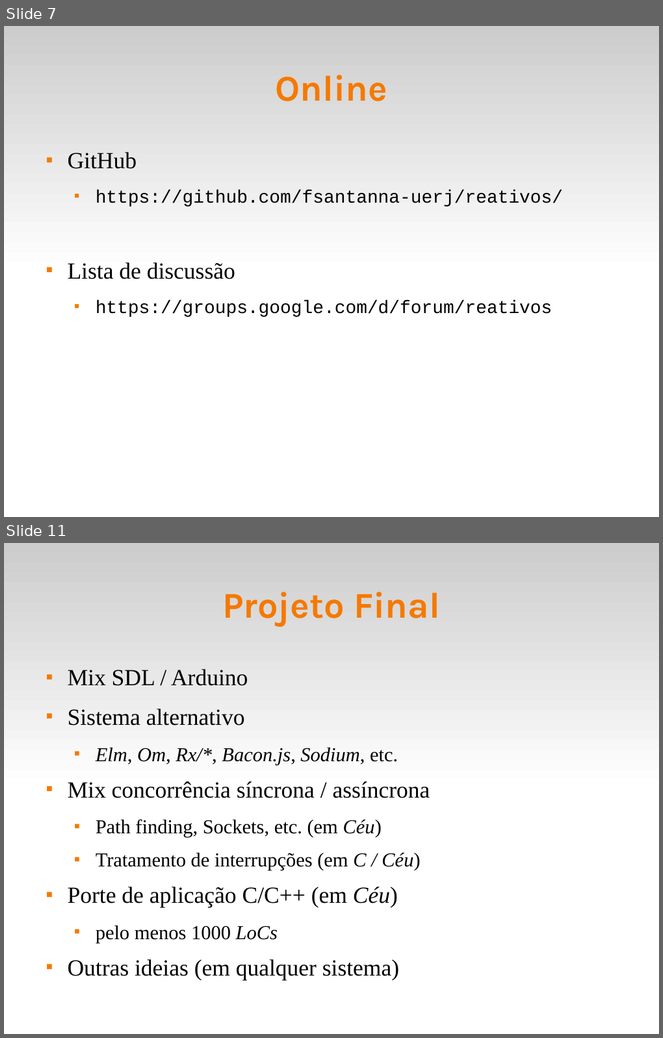
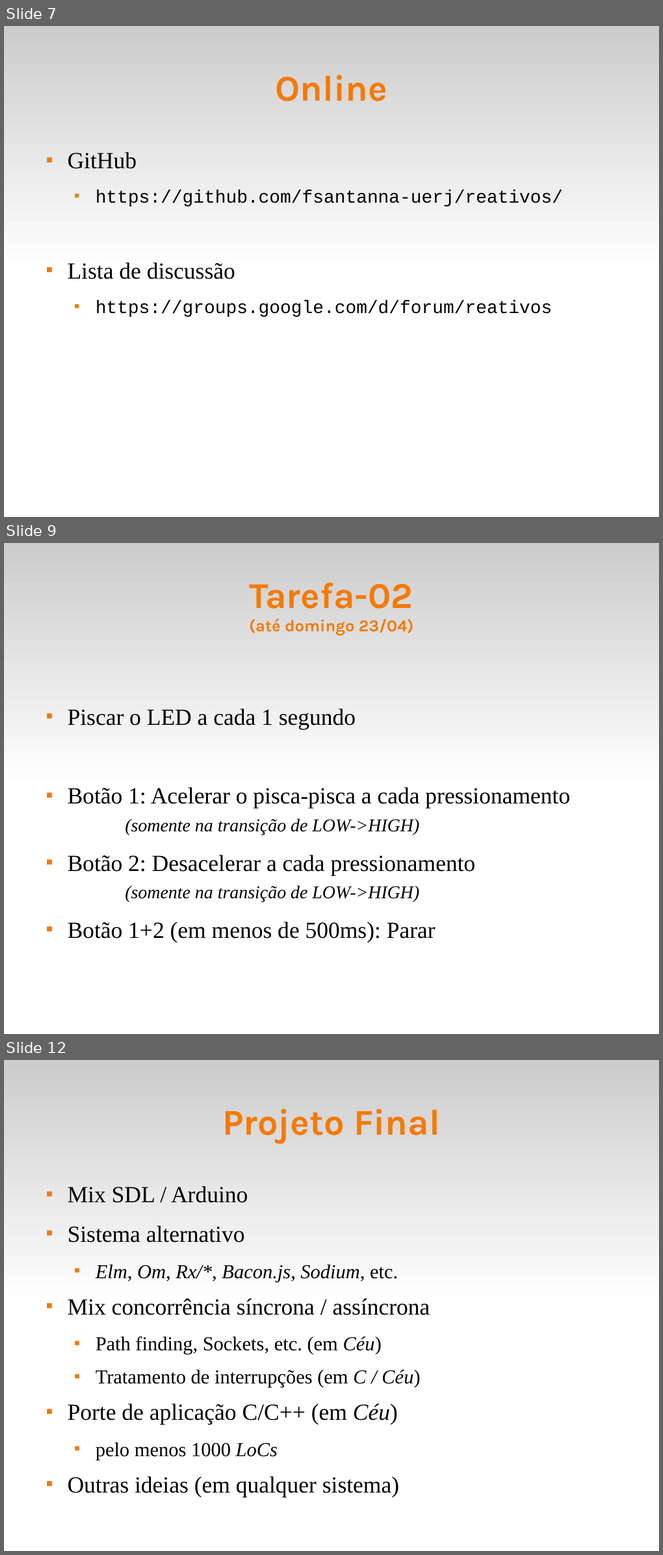
Before and after one commit to fsantanna-uerj/reativos, a slide deck: slides/00_intro.odp. Shown one above the other, each under a label of ours: slides 7 and 11 before the commit, slides 7, 9 and 12 after it; the slides between them are not shown. The pictures are 663x1038 and 663x1555 pixels, drawn with LibreOffice and Linux fonts; fonts in the diff are those of the drawing. Boxes give left, top, right and bottom in pixels: in the first picture for what was removed or moved away, otherwise in the second. Text is boxed around its words. In the diff, an @@ line names an element or a change of style, - is before the commit and + after.

```diff
--- a/slides/00_intro.odp
+++ b/slides/00_intro.odp
@@ slide 9 added at [4, 543, 659, 1034], background #FFFFFF; not listed: 1 template element that a slide beside it also shows @@
@@ title added at [249, 583, 414, 636], 20 pt, text #F57900, bold @@
+Tarefa-02
+(até domingo 23/04)
@@ text added at [68, 709, 570, 943], 28 pt, text #000000 @@
+■ Piscar o LED a cada 1 segundo
+■ Botão 1: Acelerar o pisca-pisca a cada pressionamento (somente na transição de LOW->HIGH)
+■ Botão 2: Desacelerar a cada pressionamento (somente na transição de LOW->HIGH)
+■ Botão 1+2 (em menos de 500ms): Parar
@@ what was slide 11 is now slide 12 @@
```
Also in this commit, not shown: 1 slide changed, 1 other slide added, 6 other files.
